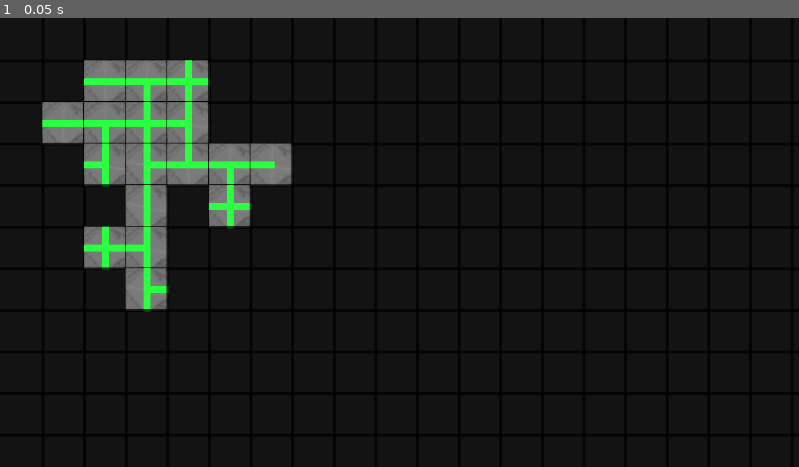
Above: before the commit, frame 1.
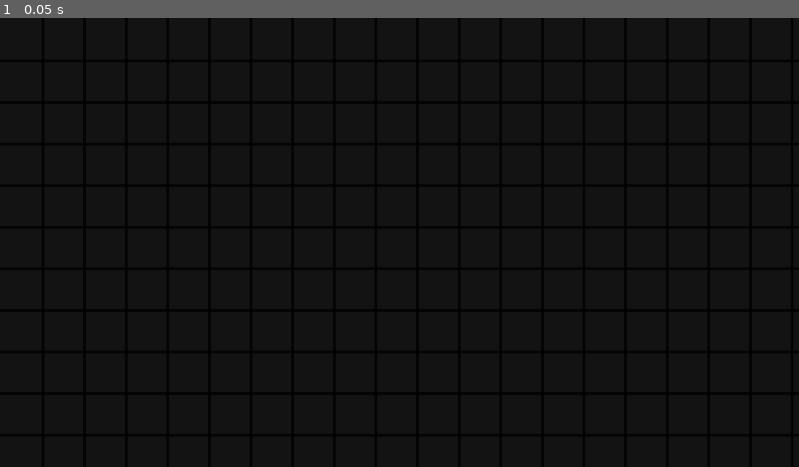
Above: after the commit, the same moment.

Repository: emrysshevek/gameganggame
Game: Godot game, scene res://scenes/grid_manager.tscn
Same seed, same stepped clock (60 frames per second), same inputs: the game is played once before the commit and once after it.
Inputs:
- Up to frame 1 (0.05 s): no input

The runs differ from the first frame. In frame 1, 8.2% of the frame differs, in the area x 5-37%, y 9-66%.

Commit message:
Update grid_manager.gd

Diff:
--- a/scenes/grid_manager.gd
+++ b/scenes/grid_manager.gd
@@ -48,7 +48,7 @@
 	floor_maps[level] = new_map_grid
 	generate_map(0)
 	#reveal_full_map()
-	testing_map_distance_algorithm(Vector2(3,3), 3, 0)
+	#testing_map_distance_algorithm(Vector2(3,3), 3, 0)
 
 func add_path(tile1:tile, connection_direction_from_tile1:directions, tile2:tile):
 	var new_path = path.new()
